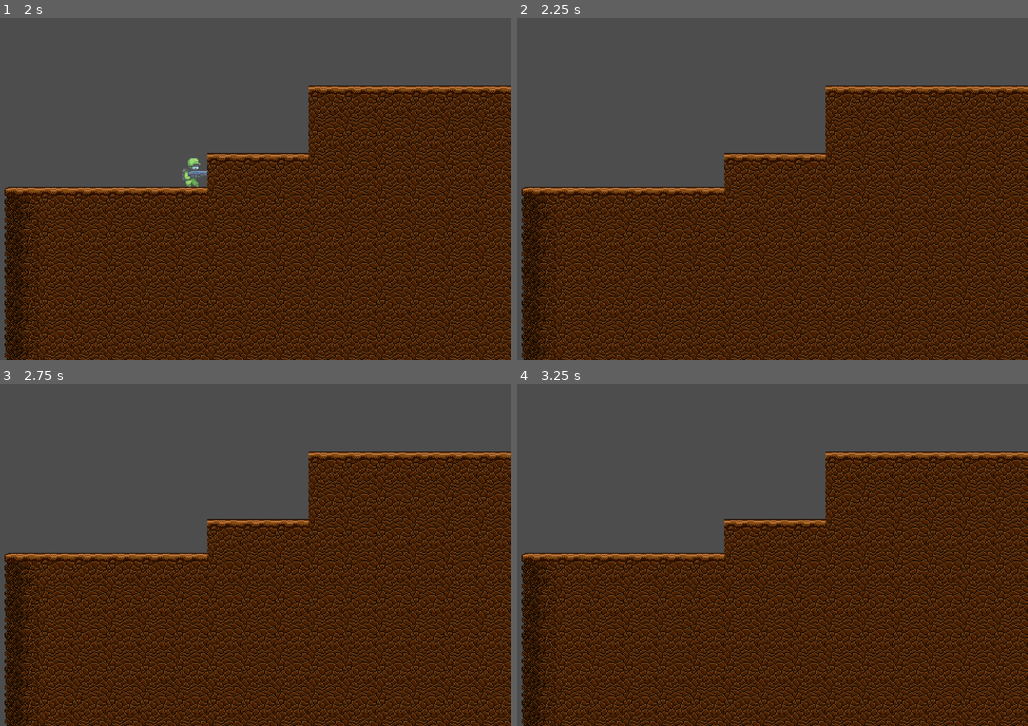
Above: before the commit, frames 1-4 (two rows, left to right).
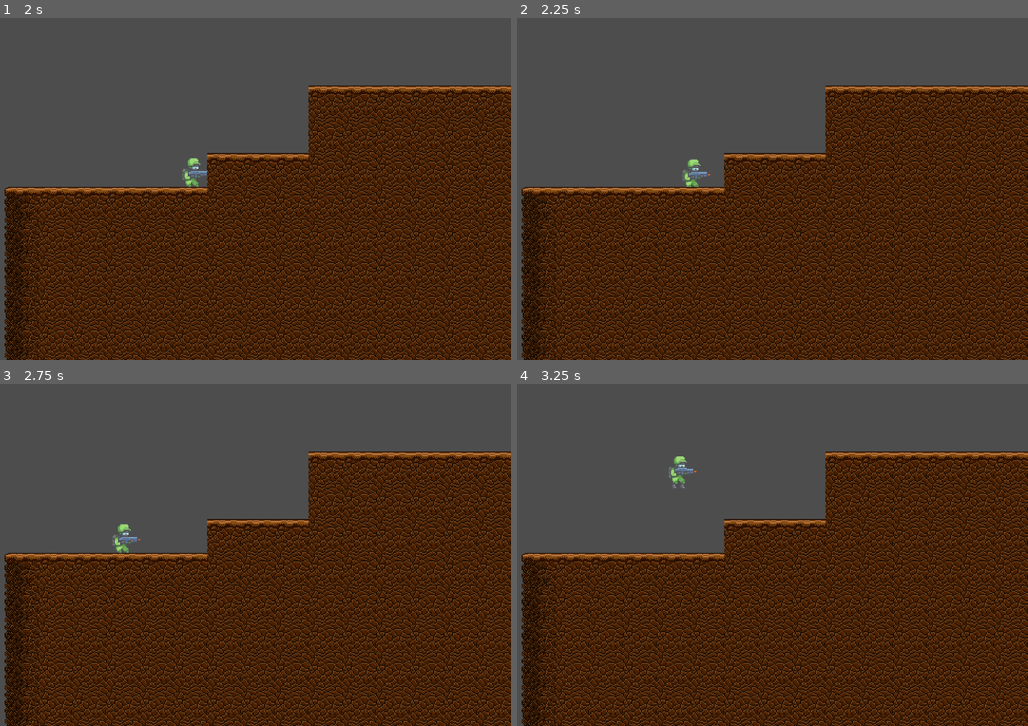
Above: after the commit, the same moments.

Repository: code-rizzard/TeamGunner
Game: Godot game, scene res://main.tscn
The game is run twice, just before and just after one commit, with the same random seed, the same clock (stepped at 60 frames per second) and the same inputs.
Inputs:
- Up to frame 1 (2 s): tap Enter at 0.5 s; hold D (move_right) from 0.53 s (still down); tap Space (jump) at 0.77, 1.52 s
- Up to frame 2 (2.25 s): release D (move_right) at 2.03 s; hold A (move_left) from 2.03 s (still down)
- Up to frame 3 (2.75 s): keep holding A (move_left)
- Up to frame 4 (3.25 s): release A (move_left) at 2.78 s; hold D (move_right) from 2.78 s (still down); tap Space (jump) at 3.02 s

Frame 1 is identical in both runs. In frame 2, 0.2% of the frame differs, in the area x 32-38%, y 41-50%; in frame 3, 0.2%; in frame 4, 0.2%, in the area x 29-36%, y 21-31%.

Commit message:
removed health reducing loop

Diff:
--- a/Player.gd
+++ b/Player.gd
@@ -13,9 +13,7 @@
 func _ready():
 	hurtbox.on_hit.connect(on_hurtbox_hit)
 
-	while true:
-		await get_tree().create_timer(1).timeout
-		hurtbox.hit(50)
+
 
 
 
